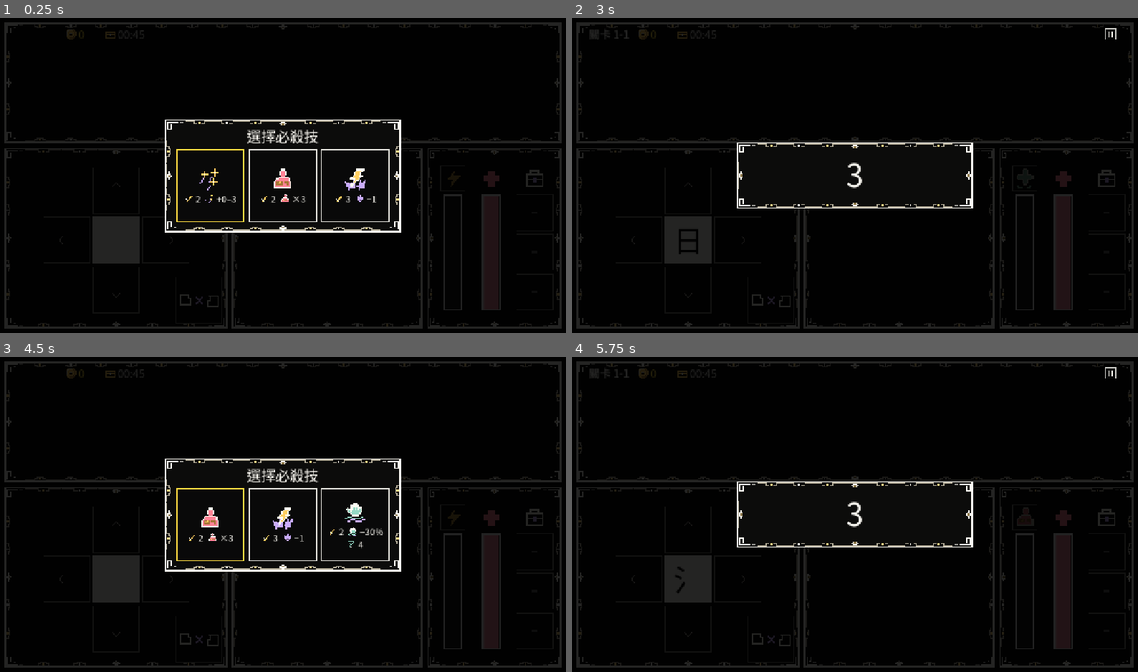
Above: before the commit, frames 1-4 (two rows, left to right).
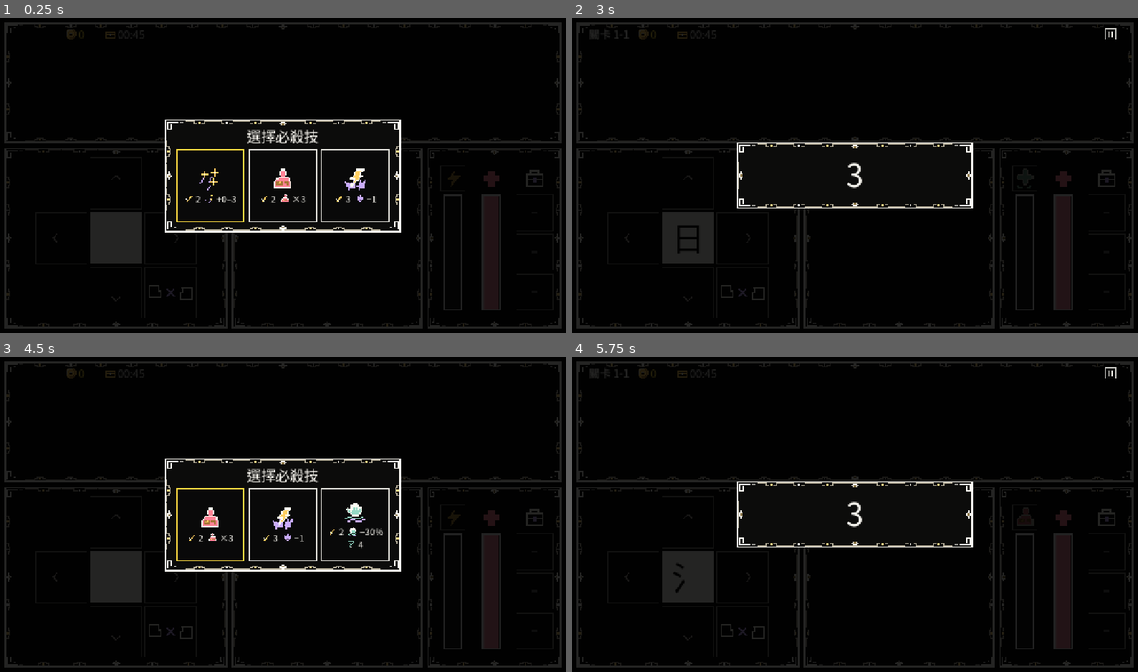
Above: after the commit, the same moments.

Repository: Cfsthk/midnight-chalk
Game: Godot game, scene res://main.tscn
Same seed, same stepped clock (60 frames per second), same inputs: the game is played once before the commit and once after it. Sound files missing from this copy of the repository are replaced by a short silence.
Inputs (mouse positions are in pixels of both pictures, inside the frame that each line leads up to):
- Up to frame 1 (0.25 s): no input
- Up to frame 2 (3 s): click (781, 184) at 0.5 s; click (1109, 33) at 1.25 s; click "重新開始" at 2 s; click (781, 184) at 2.75 s
- Up to frame 3 (4.5 s): tap Enter at 3.5 s; hold Right 3.53-4.25 s; tap P at 3.6 s; click "重新開始" at 4.25 s
- Up to frame 4 (5.75 s): click (781, 523) at 5 s

The runs differ from the first frame. In frame 1, 0.4% of the frame differs, in the area x 15-40%, y 61-97%; in frame 2, 0.5%; in frame 3, 0.4%; in frame 4, 0.4%.

Commit message:
Redraw boss portraits and rearrange the battle board for touch screens

Diff:
--- a/tests/verify_ui.gd
+++ b/tests/verify_ui.gd
@@ -58,7 +58,7 @@
 	_expect(screen.run.tile_id != first_id and screen._cards[second_lane].get_meta("selected"), "Tap selects the other card")
 	screen._process(screen.run.fall_duration * 0.25)
 	_expect(screen._cards.all(func(card: Button) -> bool: return card.visible), "Three simultaneously visible cards")
-	for viewport_size in [Vector2(1280, 720), Vector2(1024, 768), Vector2(1280, 960), Vector2(657, 748), Vector2(1280, 1457), Vector2(390, 844)]:
+	for viewport_size in [Vector2(1280, 720), Vector2(1024, 768), Vector2(1280, 960), Vector2(657, 748), Vector2(1280, 1457), Vector2(390, 844), Vector2(820, 1180), Vector2(844, 390)]:
 		screen.size = viewport_size
 		_check_layout(screen, viewport_size)
 	screen.size = Vector2(1280, 720)
@@ -186,7 +186,7 @@
 	screen.queue_free()
 	await create_timer(1.20).timeout
 	await process_frame
-	print("Midnight Chalk UI: input, pause, impacts, payout, 11 encounters and six layouts: ", "FAIL" if failed else "PASS")
+	print("Midnight Chalk UI: input, pause, impacts, payout, 11 encounters and eight layouts: ", "FAIL" if failed else "PASS")
 	quit(1 if failed else 0)
 
 
@@ -218,33 +218,55 @@
 	var left: Rect2 = screen._left
 	var lane: Rect2 = screen._lane
 	var status: Rect2 = screen._status
+	for panel in [screen._arena, left, lane, status]:
+		_expect(bounds.encloses(panel), "Battle panels fit the viewport")
 	var reject: Button = screen.get_node("Incompatible")
 	var note := " at %s" % viewport_size
-	_expect(left.encloses(reject.get_rect()) and reject.position.x > left.get_center().x and reject.position.y > left.get_center().y, "Reject stays at board lower right" + note)
-	_expect(lane.size.x < left.size.x and lane.size.y == left.size.y and screen._fall_end > lane.end.y - 10.0 * screen._u, "Lane uses full lower height" + note)
+	var down: Rect2 = screen._slots["bottom"].get_rect()
+	var right: Rect2 = screen._slots["right"].get_rect()
+	var anchor: Rect2 = screen._anchor.get_rect()
+	_expect(anchor.size.is_equal_approx(down.size) and anchor.size.is_equal_approx(right.size), "The centre character stays the same size as its grid cells after resize" + note)
+	_expect(left.encloses(reject.get_rect()) and is_equal_approx(reject.position.x, right.position.x) and is_equal_approx(reject.position.y, down.position.y), "Incompatible occupies the grid cell beside down and below right" + note)
 	for slot: Button in screen._slots.values():
-		_expect(left.encloses(slot.get_rect()) and not slot.get_rect().intersects(reject.get_rect()), "Placement and reject hit areas stay separate" + note)
+		_expect(left.encloses(slot.get_rect()) and not slot.get_rect().intersects(reject.get_rect()) and not slot.get_rect().intersects(anchor), "Centre, placement and incompatible tiles stay separate" + note)
 		_expect(slot.size == reject.size, "The incompatible button has the same square hit area as every placement button" + note)
 	for card: Button in screen._cards:
 		_expect(lane.encloses(card.get_rect()), "Cards stay inside lane" + note)
+	_expect(screen._fall_end > lane.end.y - 10.0 * screen._u, "Tiles fall to the foot of the lane" + note)
 	var hp: Rect2 = screen._player_bar.get_rect()
 	var energy: Rect2 = screen._energy_bar.get_rect()
 	var item1: Rect2 = screen._item_buttons[0].get_rect()
+	var item2: Rect2 = screen._item_buttons[1].get_rect()
 	var item3: Rect2 = screen._item_buttons[2].get_rect()
-	_expect(status.encloses(hp) and status.encloses(energy) and status.encloses(item3), "Resources fit in status column" + note)
-	_expect(hp.size.y > hp.size.x and energy.size.y > energy.size.x and energy.end.x < hp.position.x and hp.end.x < item1.position.x, "Heavy, health and items are three adjacent vertical tracks" + note)
-	_expect(absf(hp.position.y - item1.position.y) <= 1.0 and absf(hp.end.y - item3.end.y) <= 2.0, "Tops and bottoms of all three tracks align" + note)
+	for rect in [hp, energy, item1, item2, item3, screen._special.get_rect()]:
+		_expect(status.encloses(rect), "Player controls fit inside their panel" + note)
+	if viewport_size.y > viewport_size.x:
+		_expect(screen._arena.size.y > viewport_size.y * 0.40, "Portrait gives the boss a taller area" + note)
+		_expect(lane.position.y >= screen._arena.end.y and lane.end.x < status.position.x and lane.end.x < left.position.x, "Falling lane fills the left side below the boss" + note)
+		_expect(is_equal_approx(status.position.x, left.position.x) and is_equal_approx(status.end.x, left.end.x) and status.end.y < left.position.y, "Portrait status and anchor stack on the right" + note)
+		_expect(is_equal_approx(status.position.y, lane.position.y) and is_equal_approx(left.end.y, lane.end.y), "Portrait lower panels align with the lane" + note)
+		_expect(hp.size.x > hp.size.y and energy.size.x > energy.size.y and not screen._energy_bar.vertical and not screen._player_bar.vertical, "Both portrait gauges fill horizontally" + note)
+		_expect(not hp.intersects(energy) and item1.end.x < item2.position.x and item2.end.x < item3.position.x and is_equal_approx(item1.position.y, item3.position.y), "Three portrait inventory slots form a horizontal row" + note)
+	else:
+		_expect(left.end.x < lane.position.x and lane.end.x < status.position.x and is_equal_approx(lane.size.y, left.size.y), "Landscape keeps the anchor, lane and status in three columns" + note)
+		_expect(hp.size.y > hp.size.x and energy.size.y > energy.size.x and screen._energy_bar.vertical and screen._player_bar.vertical and energy.end.x < hp.position.x and hp.end.x < item1.position.x, "Landscape keeps the adjacent vertical tracks" + note)
+		_expect(absf(hp.position.y - item1.position.y) <= 1.0 and absf(hp.end.y - item3.end.y) <= 2.0, "Tops and bottoms of all three landscape tracks align" + note)
+	_expect(hp.has_point(screen._effects._player_target) and screen._anchor.get_rect().has_point(screen._effects._player_source), "Projectiles follow their controls after a resize" + note)
+	_expect(reject.get_rect().has_point(screen._effects._reject_centre) and screen._effects._energy_gauge == energy, "Energy transfers follow the current reject button and gauge" + note)
 	var header := [screen._stage_label, screen._wallet_icon, screen._wallet, screen._chest_icon, screen._chest_time]
 	_expect(screen._stage_label.get_theme_font("font").variation_embolden > 0.0 and screen._stage_label.position.x < viewport_size.x * 0.12, "Bold level starts the upper-left HUD" + note)
 	for i in range(1, header.size()):
 		_expect(header[i - 1].get_rect().end.x <= header[i].position.x and absf(header[i - 1].get_rect().get_center().y - header[i].get_rect().get_center().y) <= 1.5, "Level, purse and chest share one row in reading order" + note)
 	_expect(screen._chest_time.get_rect().end.x < viewport_size.x * 0.65 and screen._pause_button.position.x > viewport_size.x * 0.83, "HUD stays grouped on left, pause on right" + note)
-	_expect(bounds.encloses(screen._boss_art.get_rect()) and screen._boss_art.get_rect().end.x <= screen._boss_name.position.x, "Boss art and readout fit apart" + note)
+	var art: Rect2 = screen._boss_art.get_rect()
+	_expect(screen._arena.encloses(art) and not art.intersects(screen._boss_name.get_rect()), "Boss art and name fit apart inside the arena" + note)
+	if viewport_size == Vector2(390, 844):
+		_expect(art.size.x > screen._arena.size.x * 0.75 and art.end.y <= screen._boss_name.position.y, "The tall phone shows a large boss above its statistics")
 	_expect(screen._pause_button.size.x >= screen._pause_face.size.x * 1.66, "Pause keeps its generous invisible hit area")
 	_expect(screen._wallet.get_rect().end.x <= screen._pause_button.position.x, "Wallet does not overlap pause" + note)
 	for mark: Control in [screen._boss_bar, screen._foe_charge, screen._foe_clock]:
 		_expect(not mark.tooltip_text.is_empty(), "Unlabelled enemy bars expose accessible descriptions")
-		_expect(screen._arena.encloses(mark.get_rect()) and mark.size.x > mark.size.y, "Three distinct horizontal enemy gauges" + note)
+		_expect(screen._arena.encloses(mark.get_rect()) and not art.intersects(mark.get_rect()) and mark.size.x > mark.size.y, "Three horizontal gauges sit apart from the boss sprite" + note)
 
 
 func _verify_run_flow(screen) -> void:
--- a/ui/main.gd
+++ b/ui/main.gd
@@ -160,6 +160,11 @@
 		_foe_icons.append(icon)
 		gauges[i].mouse_filter = Control.MOUSE_FILTER_PASS
 	_anchor = _make_label("Anchor", 50, NIGHT)
+	# Fixed HUD tiles must shrink immediately on rotation, even while the old font is cached.
+	for label: Label in [_anchor, _boss_name]:
+		label.autowrap_mode = TextServer.AUTOWRAP_ARBITRARY
+		label.clip_text = true
+		label.max_lines_visible = 1
 	_anchor.draw.connect(_draw_anchor_mask)
 	_base_anchor_style = _plate(PAPER, PAPER, 2)
 	_anchor.add_theme_stylebox_override("normal", _base_anchor_style)
@@ -393,43 +398,65 @@
 			break
 
 
+func _is_compact_touch_landscape() -> bool:
+	if size.y > size.x:
+		return false
+	if OS.has_feature("web"):
+		var browser := JavaScriptBridge.get_interface("window")
+		return browser.matchMedia("(orientation: landscape) and (pointer: coarse) and (max-height: 600px)").matches
+	if OS.has_feature("mobile"):
+		var density := maxf(1.0, DisplayServer.screen_get_dpi() / 160.0)
+		return get_window().size.y / density <= 600.0
+	return false
+
+
 func _layout() -> void:
 	if not is_instance_valid(_effects):
 		return
 	_u = clampf(minf(size.x / 1152.0, size.y / 648.0), 0.48, 2.0)
 	var margin := roundf(16.0 * _u)
 	var gap := roundf(9.0 * _u)
+	var portrait := size.y > size.x
+	var compact := _is_compact_touch_landscape()
+	var split_hud := portrait or compact
 	var tall := size.y > size.x * 0.82
-	var top := roundf(size.y * (0.395 if tall else 0.414))
+	var arena_share := 0.395 if tall else 0.414
+	if split_hud:
+		arena_share = 0.46 if portrait else 0.445
+	var top := roundf(size.y * arena_share)
 	_arena = Rect2(margin, margin, size.x - margin * 2.0, top - margin - gap)
 	var content_h := size.y - top - margin
-	var available := size.x - 2.0 * margin - 2.0 * gap
-	var board_w := roundf(available * 0.407)
-	var lane_w := roundf(available * 0.348)
-	_left = Rect2(margin, top, board_w, content_h)
-	_lane = Rect2(_left.end.x + gap, top, lane_w, content_h)
-	_status = Rect2(_lane.end.x + gap, top, available - board_w - lane_w, content_h)
+	if split_hud:
+		var lower_w := _arena.size.x - gap
+		var lane_w := roundf(lower_w * 0.455)
+		var hud_h := roundf((content_h - gap) * (0.38 if portrait else 0.275))
+		_lane = Rect2(margin, top, lane_w, content_h)
+		_status = Rect2(_lane.end.x + gap, top, lower_w - lane_w, hud_h)
+		_left = Rect2(_status.position.x, _status.end.y + gap, _status.size.x, content_h - hud_h - gap)
+	else:
+		var lower_w := _arena.size.x - 2.0 * gap
+		var board_w := roundf(lower_w * 0.407)
+		var lane_w := roundf(lower_w * 0.348)
+		_left = Rect2(margin, top, board_w, content_h)
+		_lane = Rect2(_left.end.x + gap, top, lane_w, content_h)
+		_status = Rect2(_lane.end.x + gap, top, lower_w - board_w - lane_w, content_h)
 	_place(_result_flash, _left)
 	_place(_miss_flash, _lane)
 	_place(_weather, _lane.grow(-maxf(3.0, 5.0 * _u)))
 	_layout_arena(tall)
-	var padding := _left.size.x * 0.053
-	var header_height := clampf(_left.size.y * 0.095, 34.0 * _u, 50.0 * _u)
-	var spacing := roundf(maxf(4.0 * _u, board_w * 0.012))
-	var footer_space := clampf(content_h * 0.13, 49.0 * _u, 75.0 * _u)
-	var box := floorf(minf((board_w - 2.0 * padding - 2.0 * spacing) / 3.0,
-		(content_h - header_height - footer_space * 0.30 - 20.0 * _u - 2.0 * spacing) / 3.0))
-	var centre := _left.get_center() + Vector2(0.0, (header_height - footer_space * 0.55) * 0.5)
-	var anchor_rect := Rect2(centre - Vector2.ONE * box * 0.5, Vector2.ONE * box)
-	_place(_anchor, anchor_rect)
-	for action: String in _slots:
-		_place(_slots[action], Rect2(anchor_rect.position + SLOT_DIRECTIONS[action] * (box + spacing), anchor_rect.size))
-	_place(_reject, Rect2(_left.end - anchor_rect.size - Vector2.ONE * 10.0 * _u, anchor_rect.size))
-	_fall_size = floorf(minf(lane_w * 0.278, content_h * 0.23))
+	_layout_anchor_grid(compact)
+	_fall_size = floorf(minf(_lane.size.x * (0.30 if split_hud else 0.278), _lane.size.y * 0.23))
 	_fall_start = _lane.position.y + 8.0 * _u
 	_fall_end = _lane.end.y - 6.0 * _u
-	_layout_status()
-	_scale_fonts()
+	_energy_bar.vertical = not split_hud
+	_player_bar.vertical = not split_hud
+	if compact:
+		_layout_compact_status()
+	elif portrait:
+		_layout_portrait_status()
+	else:
+		_layout_status()
+	_scale_card_fonts()
 	_update_cards()
 	_effects.set_anchors(_anchor.get_rect().get_center(), _boss_art.get_rect().get_center(),
 		_player_bar.get_rect().get_center())
@@ -441,6 +468,23 @@
 		_foe_charge.get_rect(), _special.get_rect())
 	_center_modal()
 	queue_redraw()
+
+
+func _layout_anchor_grid(compact: bool) -> void:
+	var extent := minf(_left.size.x, _left.size.y)
+	var inset := roundf(extent * (0.035 if compact else 0.055))
+	var gap := roundf(maxf(4.0 * _u, extent * 0.014))
+	var side := floorf((extent - 2.0 * (inset + gap)) / 3.0)
+	var centre_tile := Rect2((_left.get_center() - Vector2.ONE * side * 0.5).round(), Vector2.ONE * side)
+	var step := side + gap
+	# Update the glyph's minimum size before fitting the tile when the device rotates.
+	_anchor.add_theme_font_size_override("font_size", maxi(20, int(side * 0.64)))
+	_place(_anchor, centre_tile)
+	for action: String in _slots:
+		if not _slots[action].text.is_empty():
+			_slots[action].add_theme_font_size_override("font_size", maxi(20, int(side * 0.57)))
+		_place(_slots[action], Rect2(centre_tile.position + SLOT_DIRECTIONS[action] * step, centre_tile.size))
+	_place(_reject, Rect2(centre_tile.position + Vector2.ONE * step, centre_tile.size))
 
 
 func _layout_arena(tall: bool) -> void:
@@ -477,6 +521,11 @@
 	_place(_pause_face, Rect2(Vector2.ONE * ((pause_size - face_size) * 0.5), Vector2.ONE * face_size))
 	var body_top := head_y + header_h
 	var body_height := _arena.end.y - body_top - 6.0 * _u
+	var stacked_foe := size.y >= size.x * 1.45
+	_boss_name.horizontal_alignment = HORIZONTAL_ALIGNMENT_CENTER if stacked_foe else HORIZONTAL_ALIGNMENT_LEFT
+	if stacked_foe:
+		_layout_foe_above_gauges(body_top)
+		return
 	var art_w := _arena.size.x * (0.48 if tall else 0.40)
 	var art_left := _arena.position.x + _arena.size.x * (0.030 if tall else 0.080)
 	_place(_boss_art, Rect2(art_left, body_top, art_w, body_height))
@@ -485,7 +534,7 @@
 	var title_h := minf(body_height * 0.245, 53.0 * _u)
 	var row_h := minf(body_height * 0.182, (54.0 if tall else 41.0) * _u)
 	var info_top := body_top + (body_height - title_h - 3.0 * row_h) * 0.5
-	_place(_boss_name, Rect2(info_x, info_top, info_w, title_h))
+	_place_boss_name(Rect2(info_x, info_top, info_w, title_h))
 	var gauges := [_boss_bar, _foe_charge, _foe_clock]
 	var icon := minf(row_h * 0.62, 25.0 * _u)
 	for i in range(gauges.size()):
@@ -494,6 +543,71 @@
 		var bar_x := info_x + icon + 12.0 * _u
 		var bar_h := clampf(row_h * 0.43, 10.0 * _u, 19.0 * _u)
 		_place(gauges[i], Rect2(bar_x, row_y + (row_h - bar_h) * 0.5, info_x + info_w - bar_x, bar_h))
+
+
+func _layout_foe_above_gauges(body_top: float) -> void:
+	# Tall phones have more room for the boss above its statistics than beside them.
+	var w := _arena.size.x
+	var margin := roundf(w * 0.044)
+	var gap := roundf(w * 0.013)
+	var mark := roundf(w * 0.042)
+	var title_h := roundf(w * 0.060)
+	var stats_y := _arena.end.y - margin * 0.75 - mark
+	var title_y := stats_y - gap - title_h
+	_place(_boss_art, Rect2(_arena.position.x + margin * 0.5, body_top, w - margin * 1.5, title_y - body_top - gap))
+	_place_boss_name(Rect2(_arena.position.x + margin, title_y, w - 2.0 * margin, title_h))
+	var gauges := [_boss_bar, _foe_charge, _foe_clock]
+	var gutter := roundf(w * 0.032)
+	var cell_w := (w - 2.0 * (margin + gutter)) / 3.0
+	var bar_h := roundf(mark * 0.54)
+	for i in range(gauges.size()):
+		var x := _arena.position.x + margin + i * (cell_w + gutter)
+		_place(_foe_icons[i], Rect2(x, stats_y, mark, mark))
+		_place(gauges[i], Rect2(x + mark + gap, stats_y + (mark - bar_h) * 0.5, cell_w - mark - gap, bar_h))
+
+
+func _layout_compact_status() -> void:
+	var inset := maxf(5.0 * _u, _status.size.y * 0.075)
+	var area := _status.grow(-inset)
+	var gap := roundf(maxf(4.0 * _u, area.size.x * 0.012))
+	var side := floorf(minf(area.size.y, area.size.x * 0.115))
+	var y := roundf(area.get_center().y - side * 0.5)
+	_place(_special, Rect2(area.position.x, y, side, side))
+	# The full-height special and three inventory buttons remain easy to tap in a shallow strip.
+	var items_x := area.end.x - 3.0 * side - 2.0 * gap
+	for i in range(_item_buttons.size()):
+		_place(_item_buttons[i], Rect2(items_x + i * (side + gap), y, side, side))
+	var mark_size := roundf(side * 0.48)
+	var gauge_x := area.position.x + side + gap + mark_size + gap
+	var bag_x := items_x - gap - mark_size
+	var gauge_w := bag_x - gap - gauge_x
+	var gauge_h := maxf(4.0 * _u, roundf(side * 0.24))
+	var hp_y := y + side * 0.27
+	_place(_health_icon, Rect2(gauge_x - gap - mark_size, hp_y - mark_size * 0.5, mark_size, mark_size))
+	_place(_player_bar, Rect2(gauge_x, hp_y - gauge_h * 0.5, gauge_w, gauge_h))
+	_place(_energy_bar, Rect2(gauge_x, y + side * 0.74 - gauge_h * 0.5, gauge_w, gauge_h))
+	_place(_bag_icon, Rect2(bag_x, y + (side - mark_size) * 0.5, mark_size, mark_size))
+
+
+func _layout_portrait_status() -> void:
+	var inset := maxf(7.0 * _u, minf(_status.size.x, _status.size.y) * 0.040)
+	var area := _status.grow(-inset)
+	var gap := roundf(minf(area.size.x * 0.025, area.size.y * 0.035))
+	var side := floorf(minf((area.size.x - 3.0 * gap) / 4.0, (area.size.y - 2.0 * gap) / 3.0))
+	var top := roundf(area.get_center().y - (3.0 * side + 2.0 * gap) * 0.5)
+	var track_x := area.position.x + side + gap
+	var track_w := area.end.x - track_x
+	var track_h := roundf(side * 0.42)
+	for row in range(3):
+		var y := top + (side + gap) * row
+		if row == 2:
+			_place(_bag_icon, Rect2(area.position.x, y, side, side))
+			var item_gap := (track_w - 3.0 * side) * 0.5
+			for i in range(_item_buttons.size()):
+				_place(_item_buttons[i], Rect2(track_x + (side + item_gap) * i, y, side, side))
+		else:
+			_place(_health_icon if row == 0 else _special, Rect2(area.position.x, y, side, side))
+			_place(_player_bar if row == 0 else _energy_bar, Rect2(track_x, y + (side - track_h) * 0.5, track_w, track_h))
 
 
 func _layout_status() -> void:
@@ -521,9 +635,12 @@
 				_place(_item_buttons[j], Rect2(x - item_size * 0.5, track_y + (item_size + item_gap) * j, item_size, item_size))
 
 
-func _scale_fonts() -> void:
-	_boss_name.add_theme_font_size_override("font_size", int(_boss_name.size.y * 0.67))
-	_anchor.add_theme_font_size_override("font_size", maxi(20, int(_anchor.size.y * 0.64)))
+func _place_boss_name(box: Rect2) -> void:
+	_boss_name.add_theme_font_size_override("font_size", maxi(1, int(box.size.y * 0.67)))
+	_place(_boss_name, box)
+
+
+func _scale_card_fonts() -> void:
 	var glyph_size := maxi(20, int(_fall_size * 0.59))
 	for lane in range(_cards.size()):
 		_cards[lane].add_theme_font_size_override("font_size", glyph_size)
@@ -779,11 +896,8 @@
 				_show_tile_outcome(event)
 			"foe_launch":
 				_sounds.play_cue("foe_heavy" if bool(event.shot.heavy) else "foe_shot")
-				var target := _player_bar.get_rect().get_center()
-				match event.shot.effect.get("kind", ""):
-					"ink": target = _effects.ink_target
-					"incinerate": target = _effects.fire_target
-				_boss_art.on_fire(bool(event.shot.heavy), target - _boss_art.get_rect().get_center())
+				var aim := _player_bar.get_rect().get_center() - _boss_art.get_rect().get_center()
+				_boss_art.on_fire(bool(event.shot.heavy), aim)
 			"impact":
 				var foe := str(event.source) == "foe"
 				if foe:
Binary file changed: assets/bosses/stages/armour/s1.png
Binary file changed: assets/bosses/stages/armour/s2.png
Binary file changed: assets/bosses/stages/armour/s3.png
Binary file changed: assets/bosses/stages/armour/s4.png
Binary file changed: assets/bosses/stages/armour/s5.png
Binary file changed: assets/bosses/stages/bamboo_snake/s1.png
Binary file changed: assets/bosses/stages/bamboo_snake/s2.png
Binary file changed: assets/bosses/stages/bamboo_snake/s3.png
Binary file changed: assets/bosses/stages/bamboo_snake/s4.png
Binary file changed: assets/bosses/stages/bamboo_snake/s5.png
Binary file changed: assets/bosses/stages/bell/s1.png
Binary file changed: assets/bosses/stages/bell/s2.png
(and 65 more such lines)
